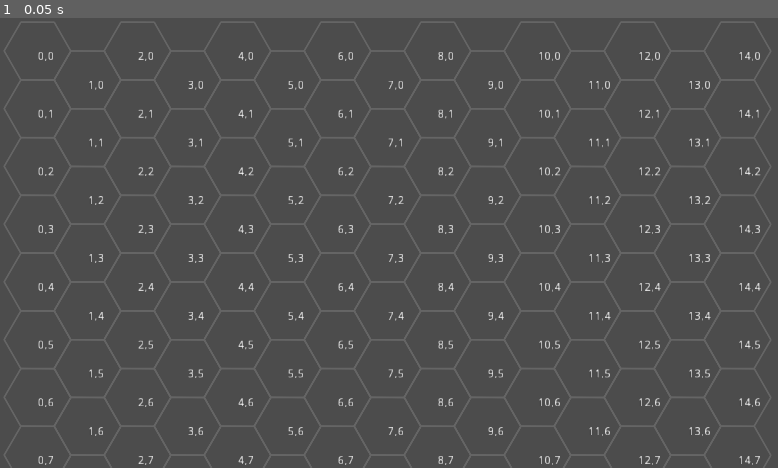
Above: before the commit, frame 1.
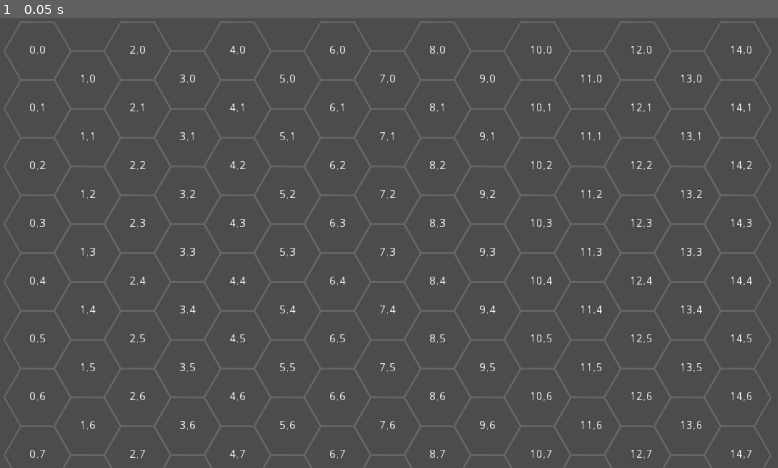
Above: after the commit, the same moment.

Repository: cardinal23/Hex2022
Game: Godot game, scene res://Main.tscn
Two runs of this game, one before a commit and one after it. Both use one fixed random seed, a clock stepped at 60 frames per second and the inputs below.
Inputs:
- Up to frame 1 (0.05 s): no input

The runs differ from the first frame. In frame 1, 3.5% of the frame differs, in the area x 3-98%, y 6-100%.

Commit message:
Add hex coordinate conversion, center coordinate label

Diff:
--- a/Grid.gd
+++ b/Grid.gd
@@ -14,7 +14,7 @@
 
     for y in gridSize.y:
         for x in gridSize.x:
-            var oddVerticalOffset = (x % 2) * (height)
+            var oddVerticalOffset = (x&1) * (height)
 
             var hex = Hex.instance()
             hex.size = size
@@ -30,3 +30,20 @@
 func _input(event):
     if event is InputEventMouseMotion:
         print(event.position)
+
+# Hex grid functions
+
+# https://www.redblobgames.com/grids/hexagons/#coordinates-axial
+func oddqToAxial(coordinates):
+    var q = coordinates.x
+    var r = coordinates.y - (coordinates.y - (coordinates.y&1)) / 2
+    return Vector2(q, r)
+
+func axialToOddq(axialCoordinates):
+    var q = axialCoordinates.x
+    var r = axialCoordinates.y
+
+    var x = q
+    var y = r + (q - (q&1)) / 2
+
+    return Vector2(x,y)
--- a/Hex.gd
+++ b/Hex.gd
@@ -18,6 +18,10 @@
 
     var coordinatesText = "%d,%d" % [coordinates.x, coordinates.y]
     coordinatesLabel.text = coordinatesText
+    coordinatesLabel.rect_position = Vector2(
+        center.x - coordinatesLabel.rect_size.x / 2,
+        center.y - coordinatesLabel.rect_size.y / 2
+    )
 
     set_points(
         PoolVector2Array([
--- a/Hex.tscn
+++ b/Hex.tscn
@@ -13,14 +13,10 @@
 }
 
 [node name="CoordinatesLabel" type="Label" parent="Bounds"]
-anchor_left = 0.5
-anchor_top = 0.5
-anchor_right = 0.5
-anchor_bottom = 0.5
 margin_right = 40.0
 margin_bottom = 31.0
 rect_scale = Vector2( 2, 2 )
-text = "0,0
+text = "66,66
 "
 __meta__ = {
 "_edit_use_anchors_": false
